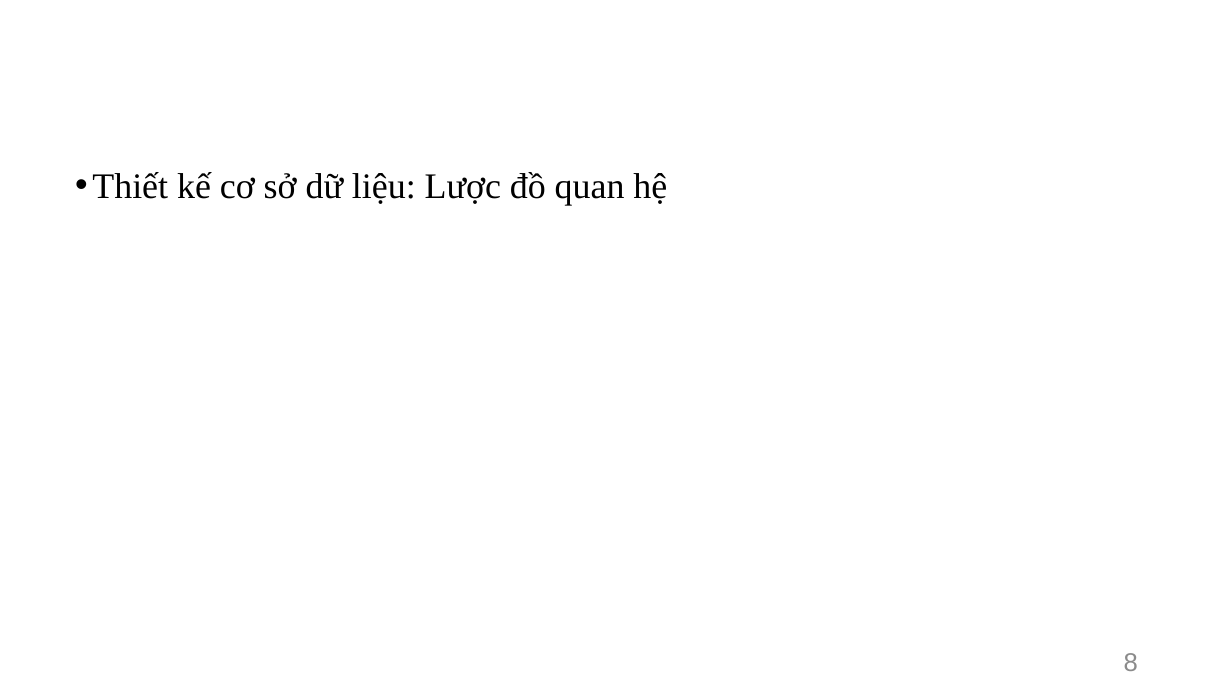
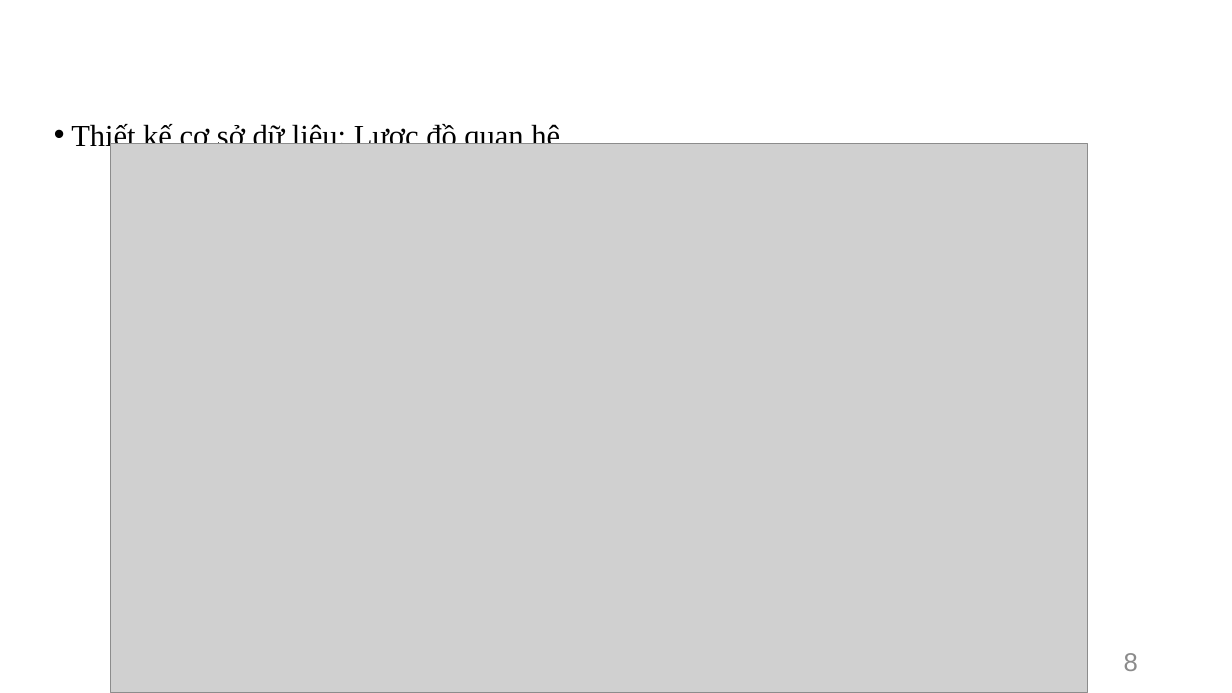
Before and after one commit to hoanghung123vn/ptpmcn06-springmvc-ecommerce, a slide deck: slide 8 of RequirementsAnalysis/RP_PTPMCN06.pptx. Drawn at 1232x693 pixels with LibreOffice and Linux fonts; fonts in the diff are those of the drawing; grey boxes stand for pictures; background and template pictures are left out. Boxes give left, top, right and bottom in pixels: in the first picture for what was removed or moved away, otherwise in the second. Text is boxed around its words. In the diff, an @@ line names an element or a change of style, - is before the commit and + after.

```diff
--- a/RequirementsAnalysis/RP_PTPMCN06.pptx
+++ b/RequirementsAnalysis/RP_PTPMCN06.pptx
@@ text "Thiết kế cơ sở dữ ...": place and size @@
-text "Thiết kế cơ sở dữ ..." at (92,172,667,205)
+text "Thiết kế cơ sở dữ ..." at (71,122,560,152)
@@ text "Thiết kế cơ sở dữ ..." at (71,122,560,152): size 28 to 23.8 pt; line spacing 1.5 to 1.3 @@
@@ picture added at (111,144,1088,693) @@
```
Also in this commit, not shown: 1 other slide changed.
